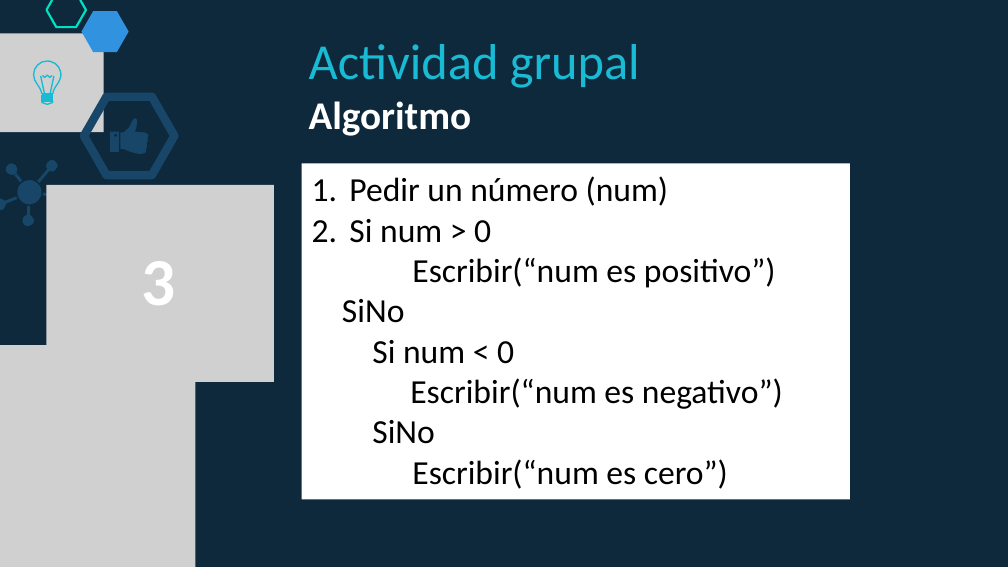
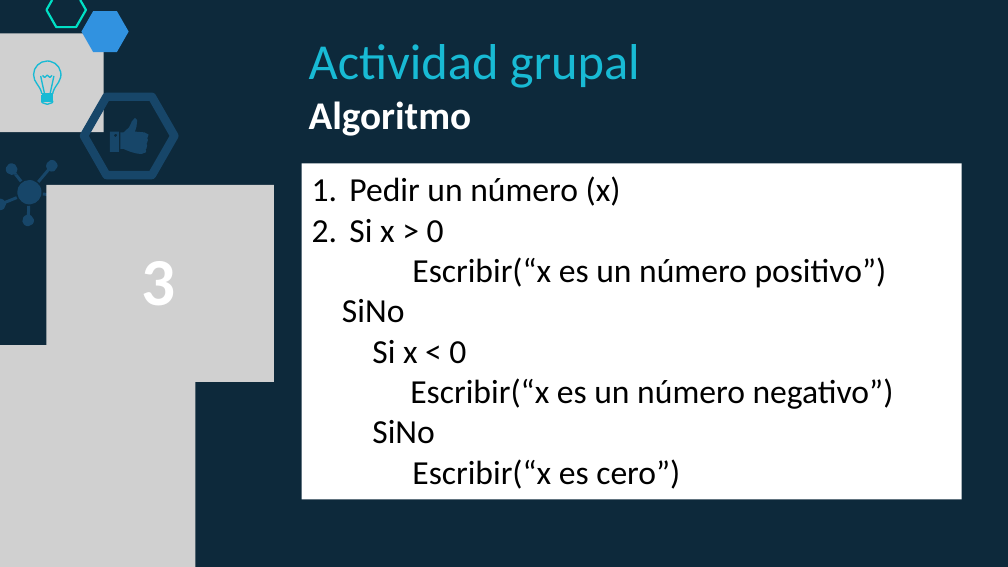
Before and after one commit to lizetheP/PensamientoC, a slide deck: slide 21 of calendario/documentos/4_Condicionales.pptx (slide 22 before the commit). Drawn at 1008x567 pixels with LibreOffice and Linux fonts; fonts in the diff are those of the drawing; grey boxes stand for pictures. Boxes give left, top, right and bottom in pixels: in the first picture for what was removed or moved away, otherwise in the second. Text is boxed around its words. In the diff, an @@ line names an element or a change of style, - is before the commit and + after.

```diff
--- a/calendario/documentos/4_Condicionales.pptx
+++ b/calendario/documentos/4_Condicionales.pptx
@@ rectangle "Pedir un número (x)": place and size @@
-rectangle "Pedir un número (x)" at (301, 163, 850, 499)
+rectangle "Pedir un número (x)" at (301, 163, 962, 499)
@@ text in rectangle at (349, 176, 887, 288): text changed @@
-1. Pedir un número (num)
-2. Si num > 0
-Escribir(“num es positivo”)
+1. Pedir un número (x)
+2. Si x > 0
+Escribir(“x es un número positivo”)
@@ text in rectangle at (372, 340, 894, 409): text changed @@
-Si num < 0
-Escribir(“num es negativo”)
+Si x < 0
+Escribir(“x es un número negativo”)
@@ text in rectangle at (412, 459, 680, 489): text changed @@
-Escribir(“num es cero”)
+Escribir(“x es cero”)
```
Also in this commit, not shown: 6 other slides changed, 1 slide removed, 5 other files.
